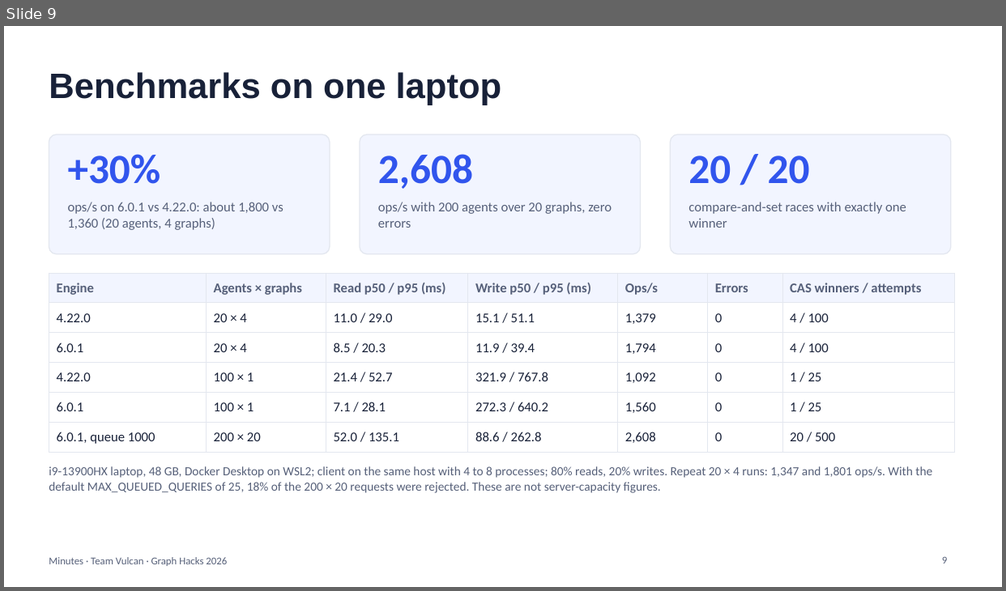
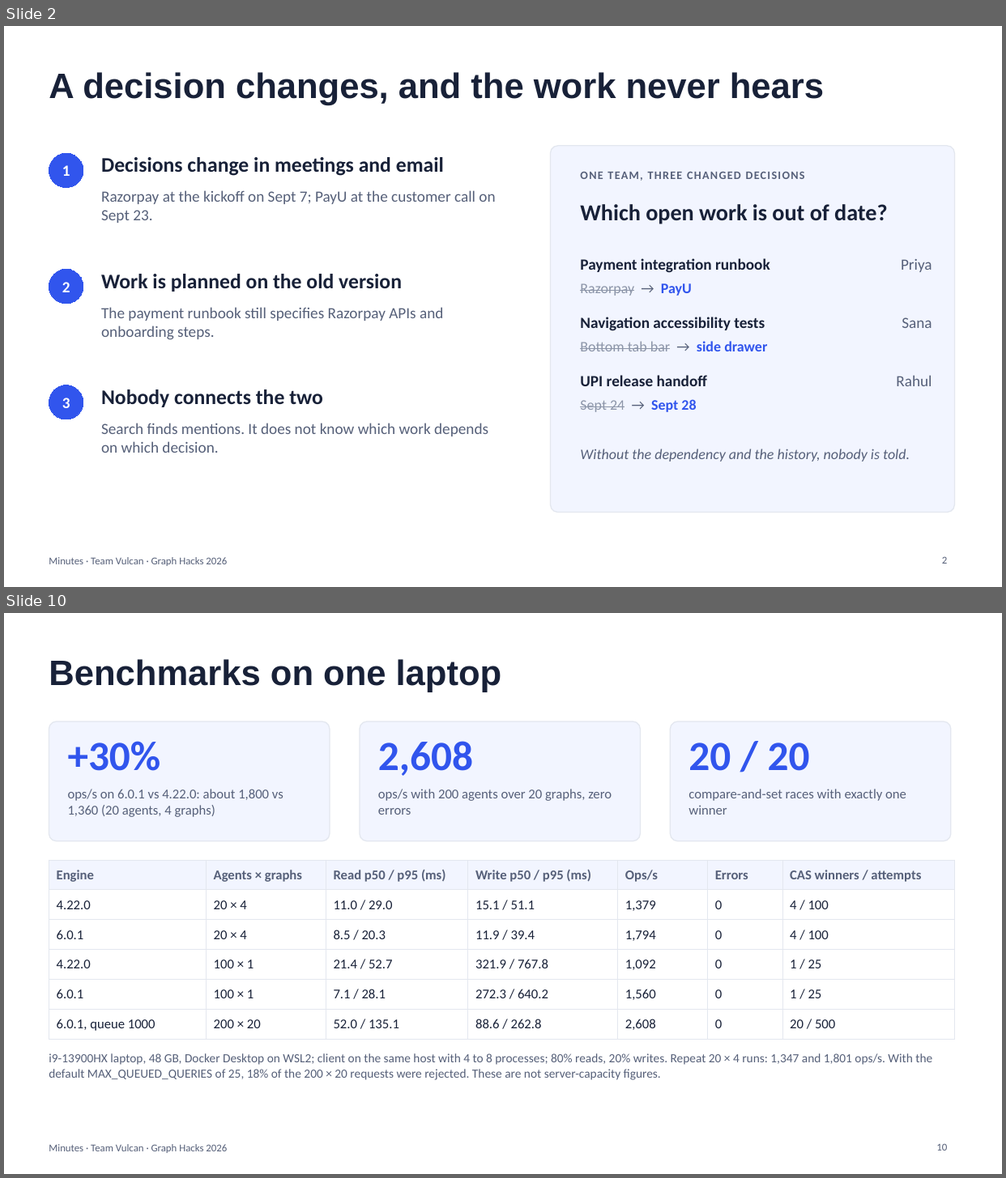
Before and after one commit to PDGamerSG/minutes-falkordb, a slide deck: docs/pitch/minutes-pitch.pptx. Shown one above the other, each under a label of ours: slide 9 before the commit, slides 2 and 10 after it; the slides between them are not shown. The pictures are 1006x591 and 1006x1178 pixels, drawn with LibreOffice and Linux fonts; fonts in the diff are those of the drawing. Boxes give left, top, right and bottom in pixels: in the first picture for what was removed or moved away, otherwise in the second. Text is boxed around its words. In the diff, an @@ line names an element or a change of style, - is before the commit and + after.

```diff
--- a/docs/pitch/minutes-pitch.pptx
+++ b/docs/pitch/minutes-pitch.pptx
@@ slide 2 added at (4, 26, 1002, 587), background #FFFFFF; not listed: 1 template element that a slide beside it also shows @@
@@ title added at (49, 72, 824, 105), 34 pt, text #182138, bold @@
+A decision changes, and the work never hears
@@ rounded rectangle added at (551, 146, 955, 513), fill #F2F5FF, outline #E3E7EF 1 pt @@
@@ ellipse added at (49, 153, 83, 188), fill #3155ED, outline #3155ED 0.75 pt, 15 pt, text #FFFFFF, bold @@
+1
@@ text added at (101, 157, 444, 176), 20 pt, text #182138, bold @@
+Decisions change in meetings and email
@@ text added at (101, 190, 495, 223), 15 pt, text #566079 @@
+Razorpay at the kickoff on Sept 7; PayU at the customer call on Sept 23.
@@ text added at (580, 172, 805, 181), 11 pt, text #566079, bold @@
+ONE TEAM, THREE CHANGED DECISIONS
@@ text added at (580, 204, 887, 224), 22 pt, text #182138, bold @@
+Which open work is out of date?
@@ text added at (580, 258, 770, 273), 15 pt, text #182138, bold @@
+Payment integration runbook
@@ text added at (901, 259, 932, 272), 15 pt, text #566079 @@
+Priya
@@ ellipse added at (49, 269, 83, 304), fill #3155ED, outline #3155ED 0.75 pt, 15 pt, text #FFFFFF, bold @@
+2
@@ text added at (101, 274, 402, 292), 20 pt, text #182138, bold @@
+Work is planned on the old version
@@ text added at (580, 284, 692, 296), 14 pt, text #8C95A8, strikethrough @@
+Razorpay → PayU
@@ text added at (101, 307, 443, 340), 15 pt, text #566079 @@
+The payment runbook still specifies Razorpay APIs and onboarding steps.
@@ text added at (580, 317, 765, 331), 15 pt, text #182138, bold @@
+Navigation accessibility tests
@@ text added at (580, 341, 767, 352), 14 pt, text #8C95A8, strikethrough @@
+Bottom tab bar → side drawer
@@ text added at (901, 318, 931, 328), 15 pt, text #566079 @@
+Sana
@@ ellipse added at (49, 386, 83, 420), fill #3155ED, outline #3155ED 0.75 pt, 15 pt, text #FFFFFF, bold @@
+3
@@ text added at (101, 390, 323, 408), 20 pt, text #182138, bold @@
+Nobody connects the two
@@ text added at (580, 375, 707, 386), 15 pt, text #182138, bold @@
+UPI release handoff
@@ text added at (896, 375, 931, 386), 15 pt, text #566079 @@
+Rahul
@@ text added at (580, 399, 696, 412), 14 pt, text #8C95A8 @@
+Sept 24 → Sept 28
@@ text added at (101, 423, 488, 453), 15 pt, text #566079 @@
+Search finds mentions. It does not know which work depends on which decision.
@@ text added at (580, 449, 910, 462), 14 pt, text #566079, italic @@
+Without the dependency and the history, nobody is told.
@@ page number added at (942, 557, 947, 564), 10 pt, text #566079 @@
+2
@@ what was slide 9 is now slide 10 @@
@@ page number at (936, 1144, 947, 1151): text changed @@
-9
+10
```
Also in this commit, not shown: 7 slides changed, 3 other slides added, 4 slides removed, 3 other files.
